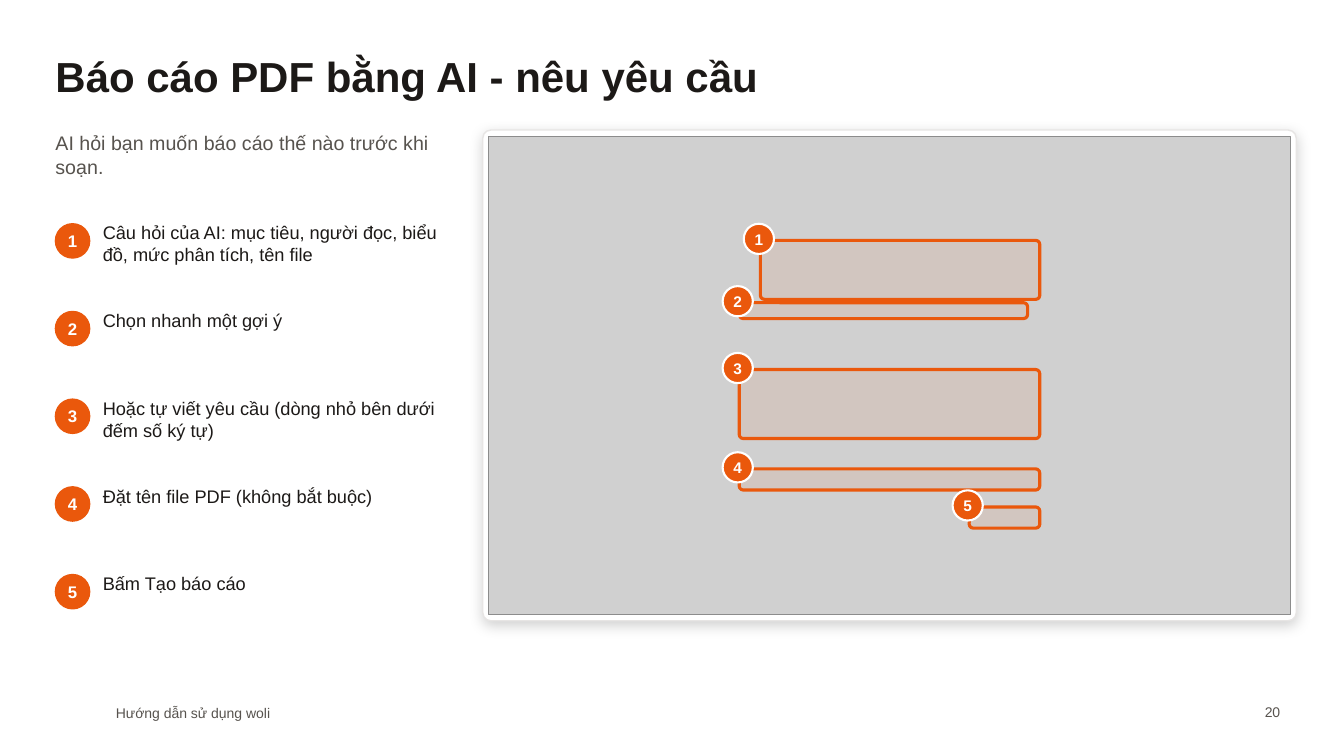
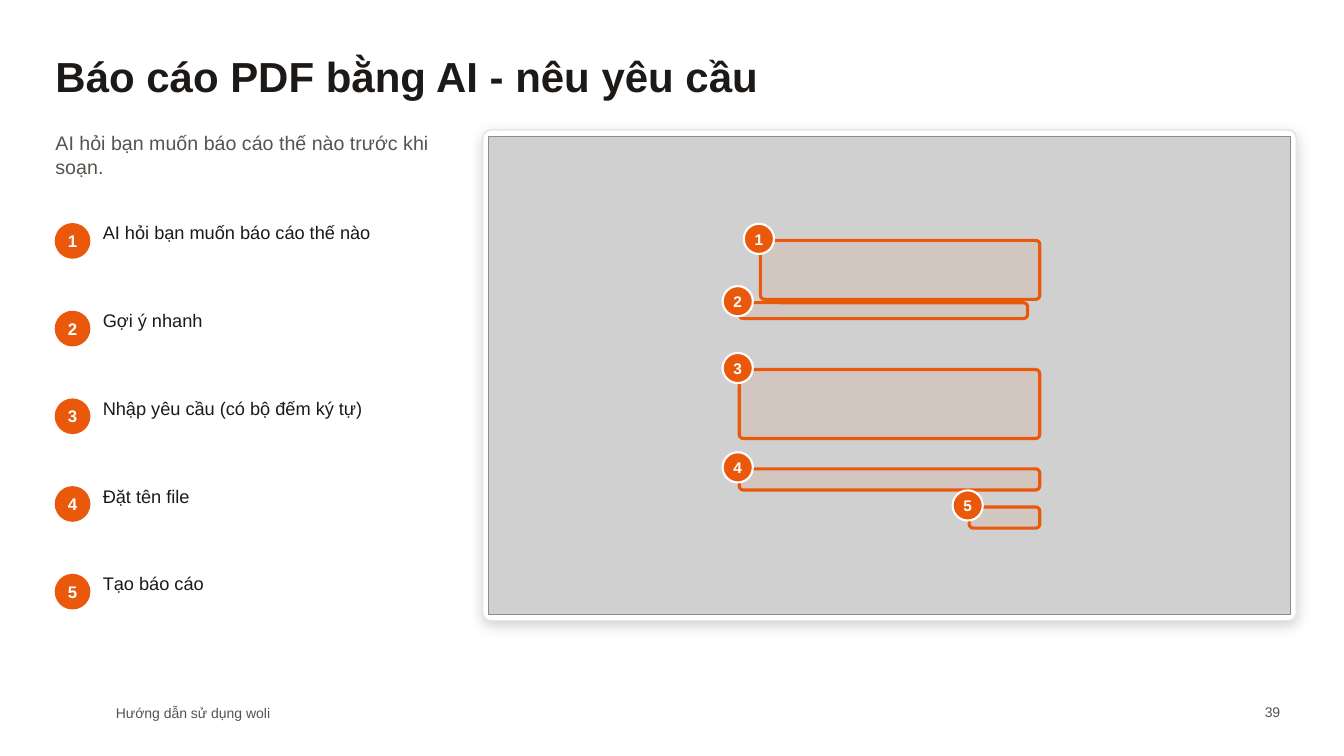
Before and after one commit to diuthihieu/hr-task-managent-CL, a slide deck: slide 39 of docs/woli-Huong-dan-su-dung.pptx (slide 20 before the commit). Drawn at 1344x756 pixels with LibreOffice and Linux fonts; fonts in the diff are those of the drawing; grey boxes stand for pictures; background and template pictures are left out. Boxes give left, top, right and bottom in pixels: in the first picture for what was removed or moved away, otherwise in the second. Text is boxed around its words. In the diff, an @@ line names an element or a change of style, - is before the commit and + after.

```diff
--- a/docs/woli-Huong-dan-su-dung.pptx
+++ b/docs/woli-Huong-dan-su-dung.pptx
@@ text at [103, 225, 370, 242]: text changed @@
-Câu hỏi của AI: mục tiêu, người đọc, biểu đồ, mức phân tích, tên file
+AI hỏi bạn muốn báo cáo thế nào
@@ text at [103, 313, 203, 331]: text changed @@
-Chọn nhanh một gợi ý
+Gợi ý nhanh
@@ text at [103, 401, 362, 419]: text changed @@
-Hoặc tự viết yêu cầu (dòng nhỏ bên dưới đếm số ký tự)
+Nhập yêu cầu (có bộ đếm ký tự)
@@ text at [103, 489, 189, 506]: text changed @@
-Đặt tên file PDF (không bắt buộc)
+Đặt tên file
@@ text at [103, 576, 203, 593]: text changed @@
-Bấm Tạo báo cáo
+Tạo báo cáo
@@ page number at [1265, 707, 1281, 717]: text changed @@
-20
+39
```
Also in this commit, not shown: 27 other slides changed, 33 slides added, 3 slides removed.
